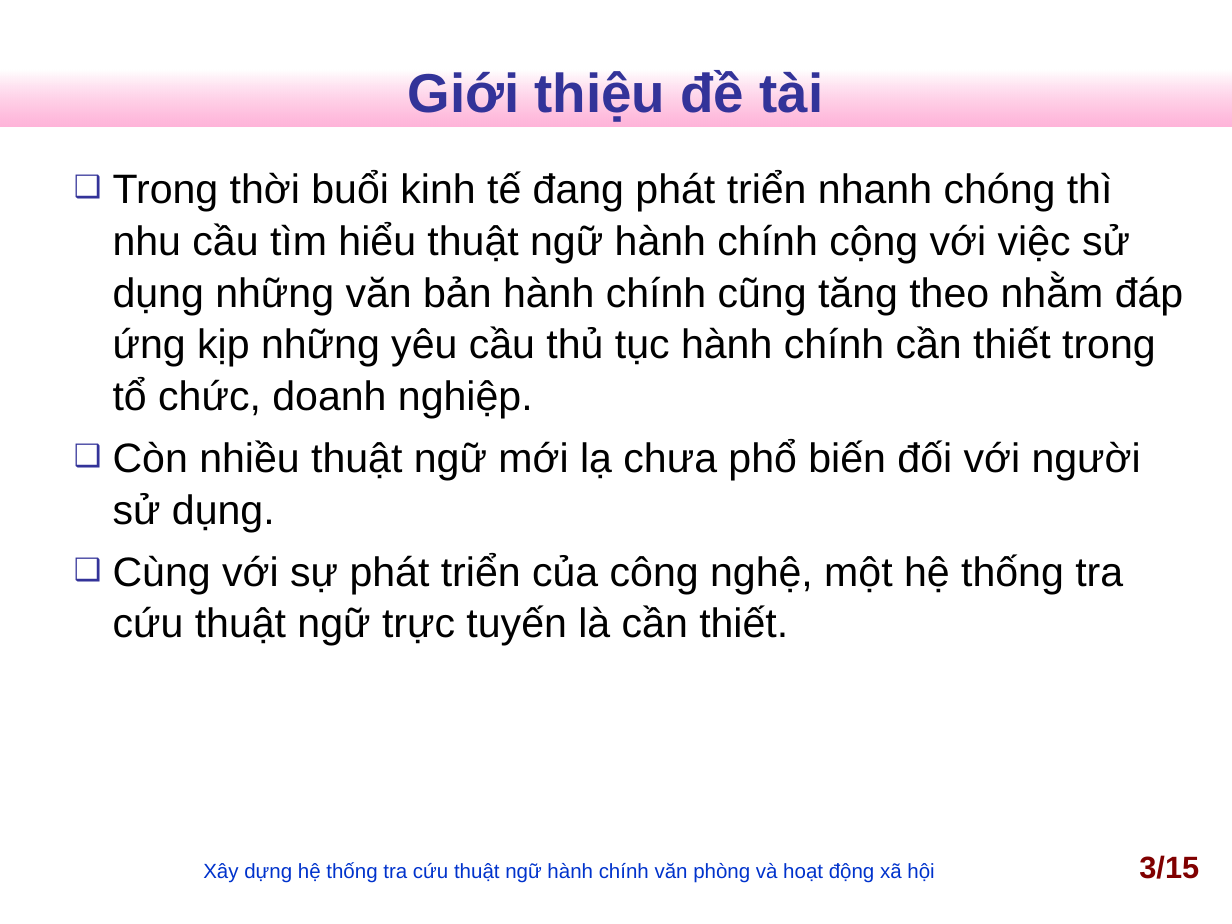
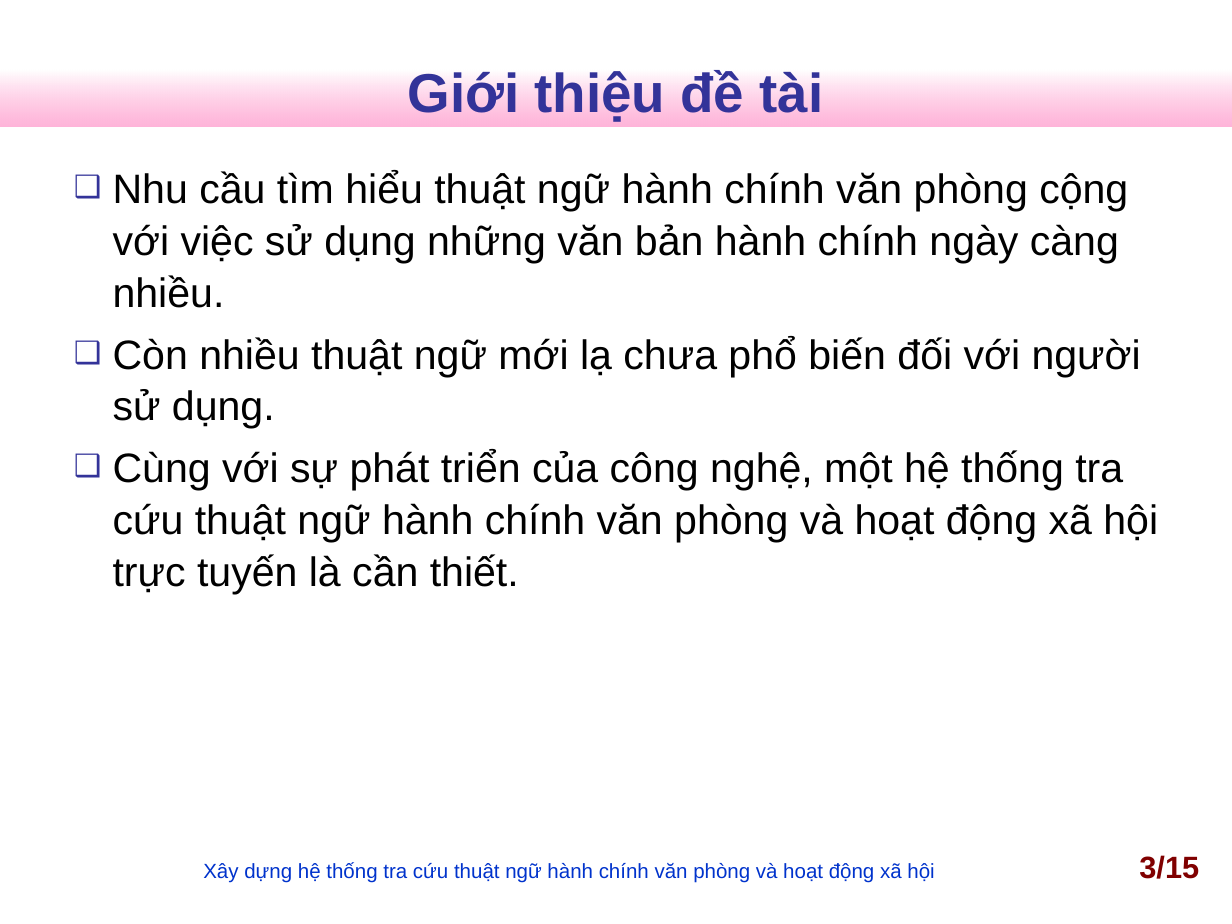
Before and after one commit to nguyentk90/tra-cuu-thuat-ngu-hanh-chinh, a slide deck: slide 3 of Documents/slideN2013.ppt. Drawn at 1232x924 pixels with LibreOffice and Linux fonts; fonts in the diff are those of the drawing; background and template pictures are left out. Boxes give left, top, right and bottom in pixels: in the first picture for what was removed or moved away, otherwise in the second. Text is boxed around its words. In the diff, an @@ line names an element or a change of style, - is before the commit and + after.

Commit message:
slides

```diff
--- a/Documents/slideN2013.ppt
+++ b/Documents/slideN2013.ppt
@@ text at <box>113,170,1128,308</box>: text changed @@
-❑ Trong thời buổi kinh tế đang phát triển nhanh chóng thì nhu cầu tìm hiểu thuật ngữ hành chính cộng với việc sử dụng những văn bản hành chính cũng tăng theo nhằm đáp ứng kịp những yêu cầu thủ tục hành chính cần thiết trong tổ chức, doanh nghiệp.
+❑ Nhu cầu tìm hiểu thuật ngữ hành chính văn phòng cộng với việc sử dụng những văn bản hành chính ngày càng nhiều.
@@ text at <box>113,450,1158,594</box>: text changed @@
-❑ Cùng với sự phát triển của công nghệ, một hệ thống tra cứu thuật ngữ trực tuyến là cần thiết.
+❑ Cùng với sự phát triển của công nghệ, một hệ thống tra cứu thuật ngữ hành chính văn phòng và hoạt động xã hội trực tuyến là cần thiết.
```
Also in this commit, not shown: 9 other slides changed, 5 slides added, 1 slide removed, 2 other files.
